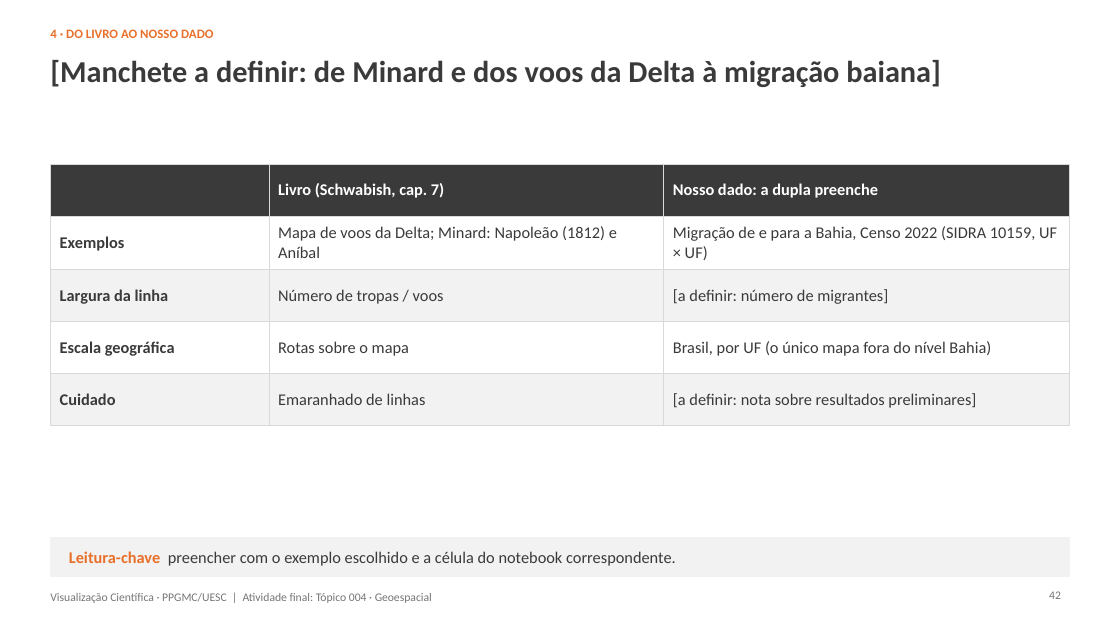
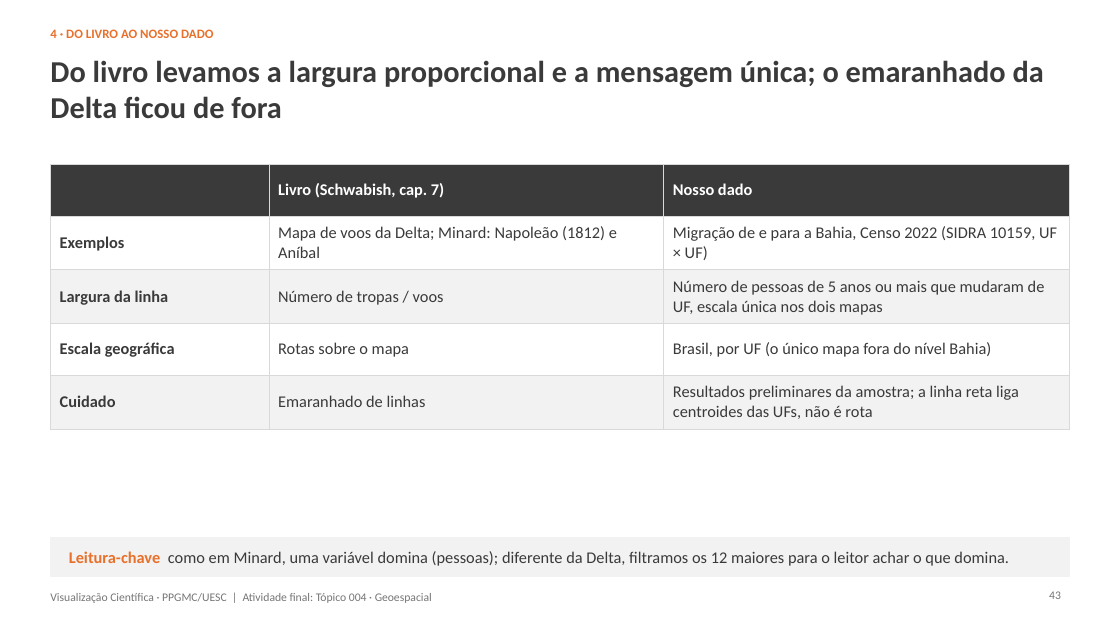
Before and after one commit to John-Parsec/scientific-visualization-geospatial, a slide deck: slide 43 of slides.pptx (slide 42 before the commit). Drawn at 1120x630 pixels with LibreOffice and Linux fonts; fonts in the diff are those of the drawing; background and template pictures are left out. Boxes give left, top, right and bottom in pixels: in the first picture for what was removed or moved away, otherwise in the second. Text is boxed around its words. In the diff, an @@ line names an element or a change of style, - is before the commit and + after.

```diff
--- a/slides.pptx
+++ b/slides.pptx
@@ title at [50,60,1044,118]: text changed @@
-[Manchete a definir: de Minard e dos voos da Delta à migração baiana]
+Do livro levamos a largura proporcional e a mensagem única; o emaranhado da Delta ficou de fora
@@ table at [50,164,1070,425] @@
-row 1, column 3: Nosso dado: a dupla preenche
+row 1, column 3: Nosso dado
-row 3, column 3: [a definir: número de migrantes]
+row 3, column 3: Número de pessoas de 5 anos ou mais que mudaram de UF, escala única nos dois mapas
-row 5, column 3: [a definir: nota sobre resultados preliminares]
+row 5, column 3: Resultados preliminares da amostra; a linha reta liga centroides das UFs, não é rota
@@ text at [69,551,1009,566]: text changed @@
-Leitura-chave preencher com o exemplo escolhido e a célula do notebook correspondente.
+Leitura-chave como em Minard, uma variável domina (pessoas); diferente da Delta, filtramos os 12 maiores para o leitor achar o que domina.
```
Also in this commit, not shown: 44 other slides changed, 4 slides added, 3 slides removed.
